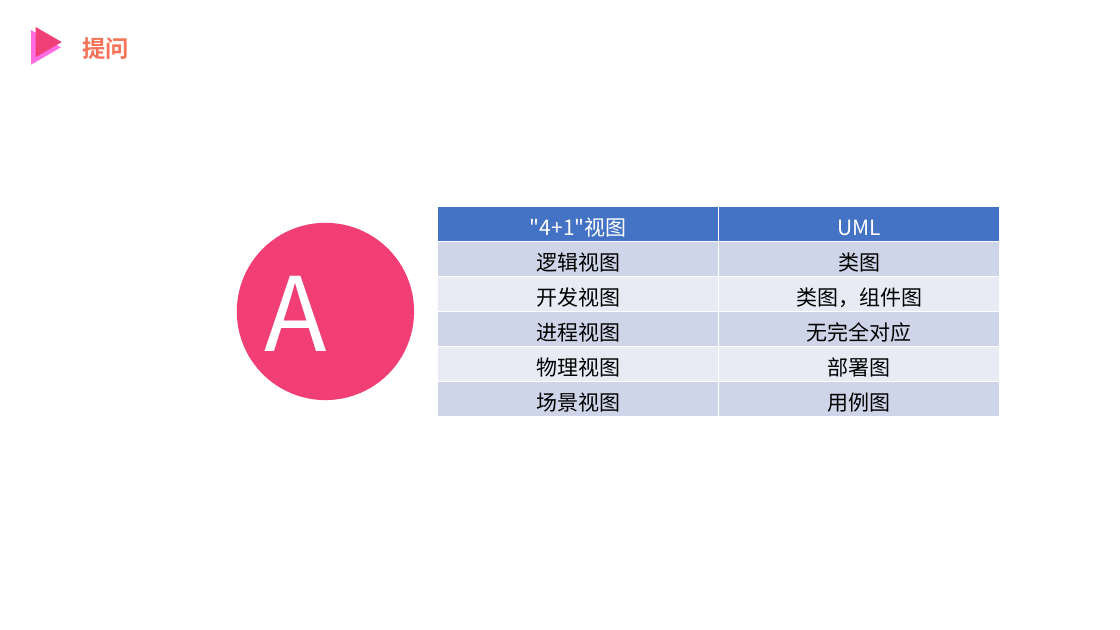
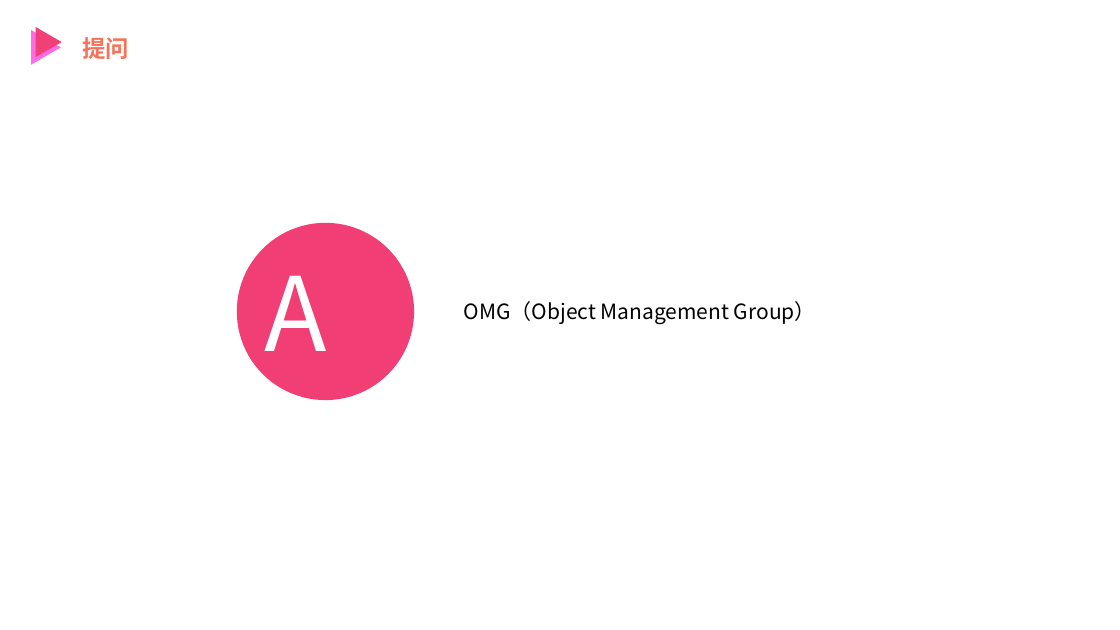
Before and after one commit to PRD2018-G12/SE-Education-Assistant-System, a slide deck: slide 25 of 非受控文档/UML翻转课堂/UML 基础 综合应用和问题解答.pptx (slide 43 before the commit). Drawn at 1120x630 pixels with LibreOffice and Linux fonts; fonts in the diff are those of the drawing. Boxes give left, top, right and bottom in pixels: in the first picture for what was removed or moved away, otherwise in the second. Text is boxed around its words. In the diff, an @@ line names an element or a change of style, - is before the commit and + after.

```diff
--- a/非受控文档/UML翻转课堂/UML 基础 综合应用和问题解答.pptx
+++ b/非受控文档/UML翻转课堂/UML 基础 综合应用和问题解答.pptx
@@ table removed at box(438, 207, 1001, 417), 6 rows, 2 columns @@
-"4+1"视图 | UML
-逻辑视图 | 类图
-开发视图 | 类图，组件图
-进程视图 | 无完全对应
-物理视图 | 部署图
-场景视图 | 用例图
@@ text added at box(464, 301, 816, 324), 18 pt, text #000000 @@
+OMG（Object Management Group）
```
Also in this commit, not shown: 10 other slides changed, 18 slides added, 36 slides removed, 1 other file.
